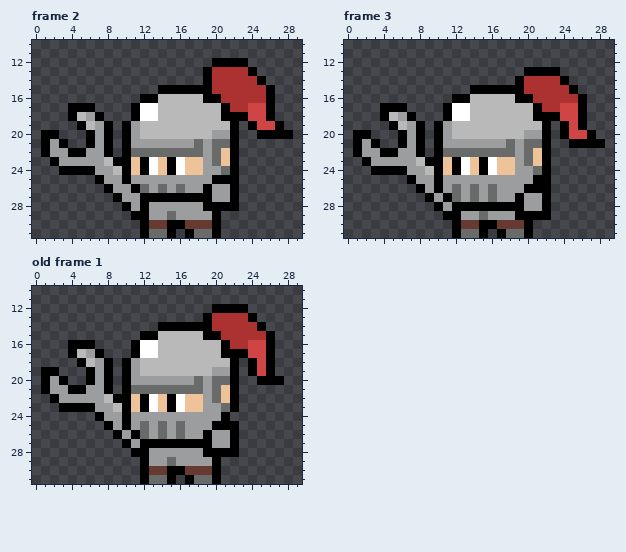
One commit to this pixel-art file: aseprite/walk_character.ase. Above is the file before it was changed.
32x32 pixels, 3 frames. Shown: frame 2: x 0..29, y 10..31; frame 3: x 0..29, y 10..31; old frame 1: x 0..29, y 10..31. The commit also changed other frames, which this record leaves out.
Once edited:
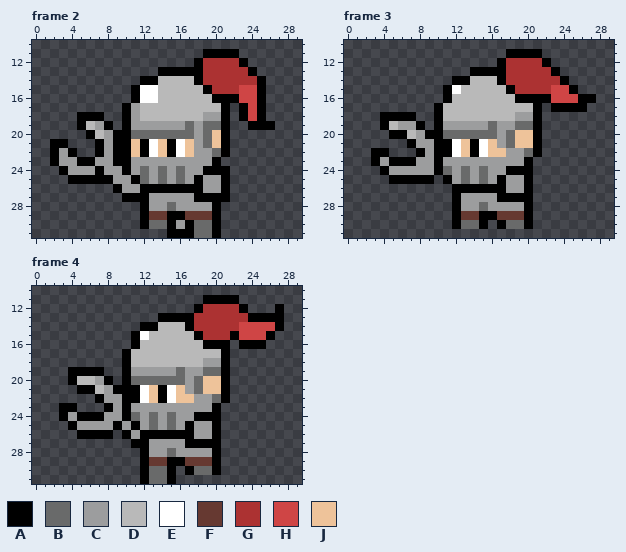
Palette (. is transparent): A #000000  B #696a6a  C #9c9d9e  D #b9b9b9  E #ffffff  F #663931  G #ac3232  H #cf4545  J #eec39a
A new or re-ordered frame is compared with the old frame closest to it.
Difference:
frames 3 -> 5
--- frame 2, layers "Layer 1", "Layer 2"
@@ x 0..29 @@
 10 ..............................
-11 ..............................
-12 ....................AAAA......
-13 ...................AGGGGA.....
-14 ...................AGGGGGA....
-15 ..............AAAAAAGGGGGGA...
-16 ............AADDDDDAAGGGGGA...
-17 ....AAA....AEEDDDDDDDAGGHHA...
-18 ....ADCA...AEEDDDDDDDAAAHHA...
-19 .....ADCA.ACDDDDDDDDDDA.AHHA..
-20 .AA...ACA.ACDDDDDDDDCCA..AAAA.
-21 .ACA..ACA.ACCCCCCCBCBBA.......
-22 .ACCAACCA.ABBBBBBBBCBJA.......
-23 ..ACCCCCDAAJAEJAEJJCBJA.......
-24 ...AAAACCDAJAEJAEJJCCBA.......
-25 .......ACCACCCCCCCCCAAA.......
-26 ........ACCABCBCBCCACCA.......
-27 .........ACCAAAAAAAACCA.......
-28 ..........ACACCCCCCAAAA.......
-29 ...........AACCBCCCCA.........
-30 ............AFFAAFFFA.........
-31 ............ABBA.ABBA.........
+11 ...................AAAA.......
+12 ..................AGGGGA......
+13 ..............AAAAAGGGGGA.....
+14 ............AADDDDAGGGGGGA....
+15 ...........AEEDDDDDAGGGHHA....
+16 ...........AEEDDDDDDAAAHHA....
+17 ..........ACDDDDDDDDDA.AHA....
+18 .....AAA..ACDDDDDDDCCA.AHA....
+19 .....ADCA.ACCCCCCBCBBA..AAA...
+20 ......ADCAABBBBBBBCBJA........
+21 ..AA...ACAAJAEJAEJCBJA........
+22 ..ACA..ACAAJAEJAEJCCBA........
+23 ..ACCAACCAACCCCCCCCCA.........
+24 ...ACCCACCACBCBCBCCAAA........
+25 ....AAAAACCABCBCBCACCA........
+26 .........ACCAAAAAAACCA........
+27 ..........AAACCCCCAAAA........
+28 ............ACCBCCCCA.........
+29 ............AFFAAFFFA.........
+30 ............ABBACABBA.........
+31 ...............AAABBA.........
--- frame 3, layers "Layer 1", "Layer 2"
@@ x 0..29 @@
 10 ..............................
-11 ..............................
-12 ..............................
-13 ....................AAAA......
-14 ...................AGGGGA.....
-15 ..............AAAAAAGGGGGA....
-16 ............AADDDDDAAGGGGGA...
-17 ....AAA....AEEDDDDDDDAGGHHA...
-18 ....ADCA...AEEDDDDDDDAAAHHA...
-19 .....ADCA.ACDDDDDDDDDDA.AHA...
-20 .AA...ACA.ACDDDDDDDDCCA.AHHA..
-21 .ACA..ACA.ACCCCCCCBCBBA..AAAA.
-22 .ACCAACCA.ABBBBBBBBCBJA.......
-23 ..ACCCCCDAAJAEJAEJJCBJA.......
-24 ...AAAACCDAJAEJAEJJCCBA.......
-25 .......ACCACCCCCCCCCCAA.......
-26 ........ACACBCBCBCCCAAA.......
-27 .........ACABCBCBCCACCA.......
-28 ..........ACAAAAAAAACCA.......
-29 ...........AACCBCCCAAAA.......
-30 ............AFFAAFFFA.........
-31 ............ABBA.ABBA.........
+11 ..................AAAA........
+12 .................AGGGGA.......
+13 ..............AAAAGGGGGA......
+14 ............AADDDAGGGGGGA.....
+15 ...........AEDDDDDAGGGGHHA....
+16 ...........ADDDDDDDAAAAHHHAA..
+17 ..........ADDDDDDDDDDA.AAAA...
+18 ....AAAA..ADDDDDDDDCCA........
+19 ....ADCCA.ACCCCCBCCBBA........
+20 .....AADCAABBBBBBCBJJA........
+21 .......ACCAAEJAEJCBJJA........
+22 ...AA...ACAAEJAEJJCCBA........
+23 ...ACAAACCACCCCCCCCCA.........
+24 ....ACCCCCABCBCBCCAAA.........
+25 .....AAAAA.ACBCBCACCA.........
+26 ............AAAAAACCA.........
+27 ............ACCCCAAAA.........
+28 ............ACCBCCCCA.........
+29 ............AFFAAFFFA.........
+30 ............ABBA.ABBA.........
+31 ..............................
--- frame 4 is new; against old frame 1, layers "Layer 1", "Layer 2"
@@ x 0..29 @@
 10 ..............................
-11 ..............................
-12 ....................AAAA......
-13 ...................AGGGGA.....
-14 ..............AAAAAAGGGGGA....
-15 ............AADDDDDAAGGGGGA...
-16 ....AAA....AEEDDDDDDDAGGHHA...
-17 ....ADCA...AEEDDDDDDDAAAHHA...
-18 .....ADCA.ACDDDDDDDDDDA.AHA...
-19 .AA...ACA.ACDDDDDDDDCCA.AHA...
-20 .ACA..ACA.ACCCCCCCBCBBA..AAA..
-21 .ACCAACCA.ABBBBBBBBCBJA.......
-22 ..ACCCCCDAAJAEJAEJJCBJA.......
-23 ...AAAACCDAJAEJAEJJCCBA.......
-24 .......ACCACCCCCCCCCCA........
-25 ........ACACBCBCBCCCAAA.......
-26 .........ACABCBCBCCACCA.......
-27 ..........ACAAAAAAAACCA.......
-28 ...........AACCCCCCAAAA.......
-29 ............ACCBCCCCA.........
-30 ............AFFAAFFFA.........
-31 ............ABBA.ABBA.........
+11 ...................AAAA.......
+12 ..................AGGGGA...A..
+13 ..............AAAAGGGGGGAAAA..
+14 ............AADDDAGGGGGHHHHA..
+15 ...........AEDDDDDAGGGAHHHA...
+16 ...........ADDDDDDDAAA.AAA....
+17 ..........ADDDDDDDDDDA........
+18 ..........ADDDDDDDDCCA........
+19 ....AAAA..ACCCCCBCCBBA........
+20 ....ADDCA.ABBBBBBCBJJA........
+21 .....AADCAAAEJAEJCBJJA........
+22 .......ACCAAEJAEJJCCBA........
+23 ...AA...ACACCCCCCCCCA.........
+24 ...ACAAACCABCBCBCCAAA.........
+25 ....ACCCCACACBCBCACCA.........
+26 .....AAAA.ACAAAAAACCA.........
+27 ...........AACCCCAAAA.........
+28 ............ACCBCCCCA.........
+29 ............AFFAAFFFA.........
+30 ............ABBA.ABBA.........
+31 ............ABBA..............
Where, in picture pixels (left, top, right, bottom), the same in both pictures:
changed: (41, 49, 293, 238)
changed: (353, 49, 605, 238)
changed: (41, 295, 284, 484)
